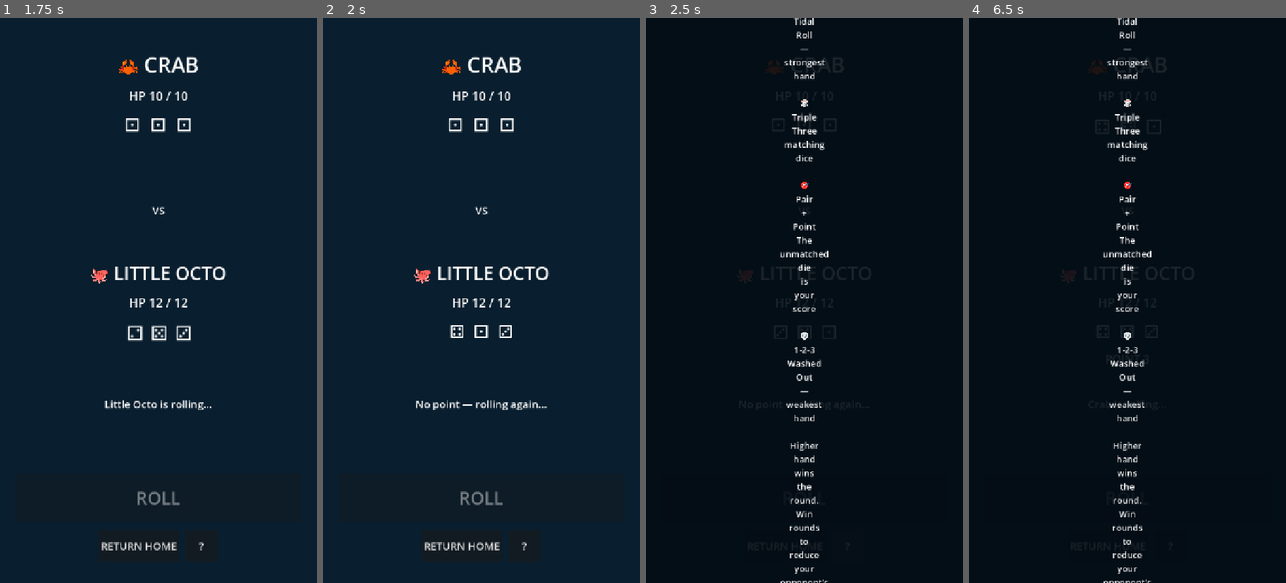
Above: before the commit, frames 1-4 (left to right).
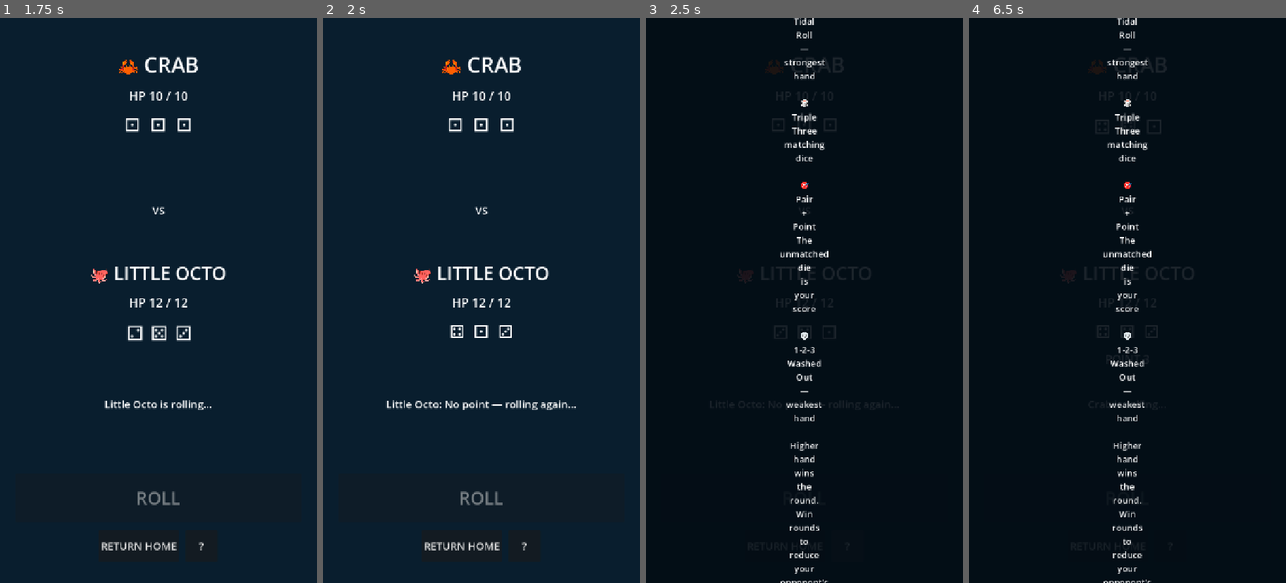
Above: after the commit, the same moments.

Repository: ShaferWebbConsulting/Sealow
Game: Godot game, scene res://scenes/main/MainMenu.tscn
The game is run twice, just before and just after one commit, with the same random seed, the same clock (stepped at 60 frames per second) and the same inputs.
Inputs:
- Up to frame 1 (1.75 s): click "DIVE" at 0.5 s; click "ROLL" at 1.25 s
- Up to frame 2 (2 s): no input
- Up to frame 3 (2.5 s): click "?" at 2 s
- Up to frame 4 (6.5 s): click "?" at 2.75 s; click "?" at 3.5 s; click "RETURN HOME" at 4.25 s; tap Enter at 5 s

Frame 1 is identical in both runs. In frame 2, 0.5% of the frame differs, in the area x 19-80%, y 67-70%; in frame 3, less than 0.1%; in frame 4, nothing differs.

Commit message:
Address code review: fix NO_POINT ranking, dedupe reroll logic
Co-authored-by: webberic92 <36771546+webberic92@users.noreply.github.com>

Diff:
--- a/scripts/battle/battle_manager.gd
+++ b/scripts/battle/battle_manager.gd
@@ -179,7 +179,7 @@
 		return hand
 
 	while hand.hand_type == DiceRules.HandType.NO_POINT and attempts < DiceRules.MAX_REROLLS:
-		state_label.text = "No point — rolling again..."
+		state_label.text = "%s: No point — rolling again..." % creature_name
 		await get_tree().create_timer(0.25).timeout
 		if exiting_scene or not is_inside_tree():
 			return hand
@@ -192,9 +192,7 @@
 		attempts += 1
 
 	if hand.hand_type == DiceRules.HandType.NO_POINT:
-		# Safety fallback: accept the highest die as the point value.
-		var highest: int = hand.dice_values.max()
-		hand = DiceRules.DiceHand.new(DiceRules.HandType.POINT, highest, hand.dice_values, "POINT %d" % highest)
+		hand = DiceRules.fallback_hand(hand)
 
 	return hand
 
@@ -210,6 +208,11 @@
 
 
 func _resolve_round(octo_hand: DiceRules.DiceHand, crab_hand: DiceRules.DiceHand) -> void:
+	# Defensive guard: _roll_and_animate can return early with an unresolved
+	# NO_POINT hand if the scene is exiting mid-round. Never score that case.
+	if octo_hand.hand_type == DiceRules.HandType.NO_POINT or crab_hand.hand_type == DiceRules.HandType.NO_POINT:
+		return
+
 	var result: int = DiceRules.compare_hands(octo_hand, crab_hand)
 
 	if result == 0:
--- a/scripts/battle/dice_rules.gd
+++ b/scripts/battle/dice_rules.gd
@@ -6,9 +6,13 @@
 ## PvP battle controller) is responsible for animation, HP, and state.
 
 ## Ranking order matters: higher enum value == stronger hand category.
+## NO_POINT is ranked below WASHED_OUT (rather than merely "not scoring") so
+## that if an unresolved NO_POINT hand ever reached compare_hands (it never
+## should, since callers must reroll until scoring), it would always lose
+## rather than incorrectly beating the intentionally weakest scoring hand.
 enum HandType {
-	WASHED_OUT, ## 1-2-3, weakest possible hand.
 	NO_POINT, ## Non-scoring roll. Should never survive to comparison; auto-rerolled.
+	WASHED_OUT, ## 1-2-3, weakest scoring hand.
 	POINT, ## Pair + unmatched die. point_value holds the unmatched die (1-6).
 	TRIPLE, ## Three matching dice. point_value holds the triple's face value (1-6).
 	TIDAL_ROLL, ## 4-5-6, strongest possible hand.
@@ -65,22 +69,12 @@
 	return DiceHand.new(HandType.NO_POINT, -1, sorted_dice, "NO POINT")
 
 
-## Rolls three dice and keeps rerolling NO_POINT results automatically, up to
-## MAX_REROLLS times. Returns the final scoring DiceHand.
-static func roll_until_scoring(dice_count: int = 3) -> DiceHand:
-	var attempts: int = 0
-	var hand: DiceHand = evaluate_hand(roll_dice(dice_count))
-	while hand.hand_type == HandType.NO_POINT and attempts < MAX_REROLLS:
-		hand = evaluate_hand(roll_dice(dice_count))
-		attempts += 1
-
-	if hand.hand_type == HandType.NO_POINT:
-		# Safety fallback: should almost never trigger. Treat the highest die
-		# rolled as the point so the round can still resolve.
-		var highest: int = hand.dice_values.max()
-		hand = DiceHand.new(HandType.POINT, highest, hand.dice_values, "POINT %d" % highest)
-
-	return hand
+## Builds the safety-fallback hand used when MAX_REROLLS is exhausted without
+## a scoring hand. Treats the highest die rolled as the point so the round
+## can still resolve. Should almost never be needed in practice.
+static func fallback_hand(no_point_hand: DiceHand) -> DiceHand:
+	var highest: int = no_point_hand.dice_values.max()
+	return DiceHand.new(HandType.POINT, highest, no_point_hand.dice_values, "POINT %d" % highest)
 
 
 ## Compares two evaluated hands.
